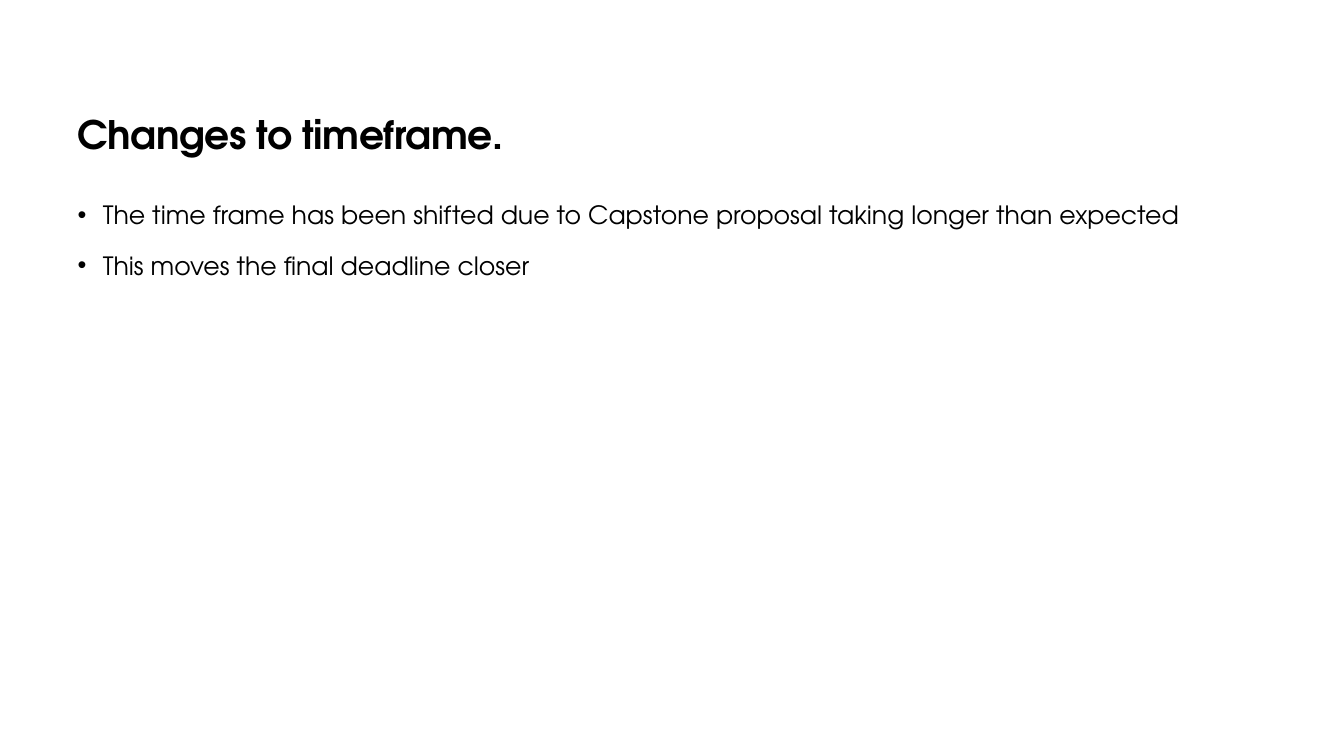
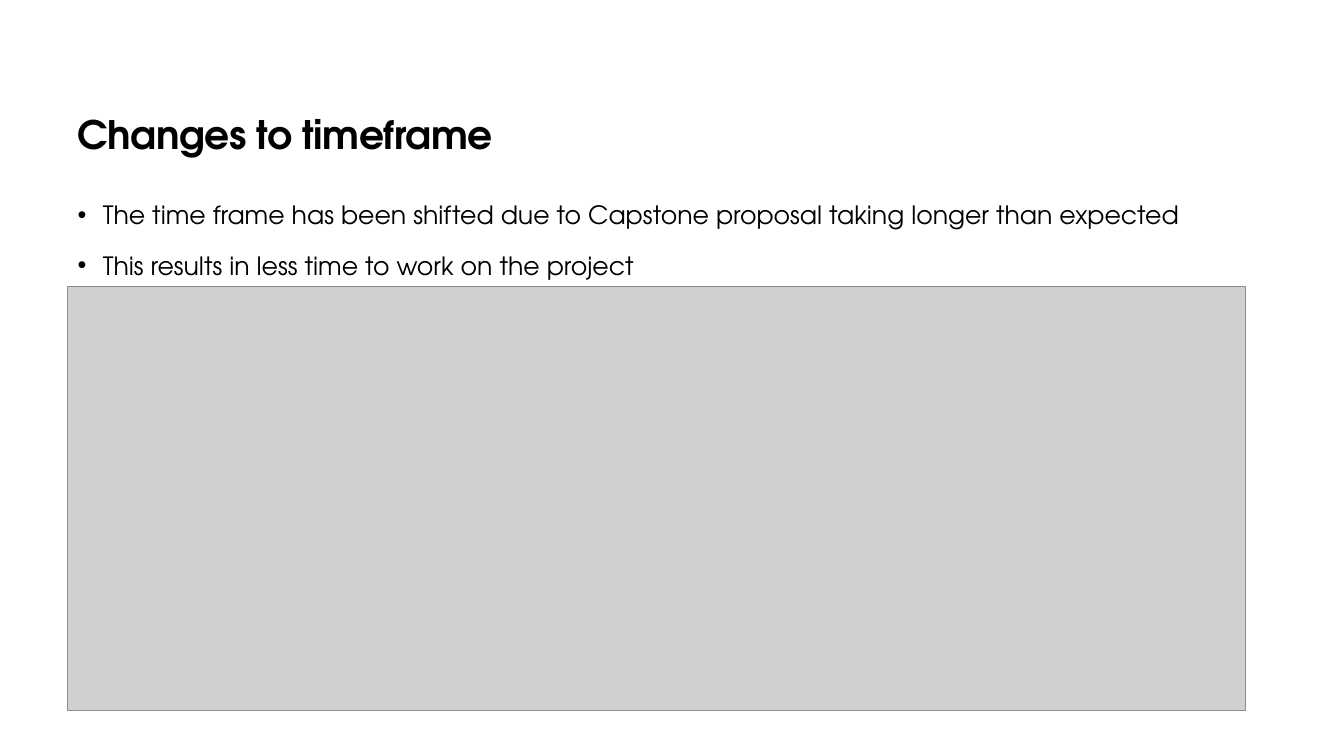
Before and after one commit to DavidSushames/BHB-Capstone, a slide deck: slide 10 of Academic Documents/Powerpoint wkg/Mid project Update - Dave v1.2 15-09.pptx. Drawn at 1344x756 pixels with LibreOffice and Linux fonts; fonts in the diff are those of the drawing; grey boxes stand for pictures. Boxes give left, top, right and bottom in pixels: in the first picture for what was removed or moved away, otherwise in the second. Text is boxed around its words. In the diff, an @@ line names an element or a change of style, - is before the commit and + after.

```diff
--- a/Academic Documents/Powerpoint wkg/Mid project Update - Dave v1.2 15-09.pptx
+++ b/Academic Documents/Powerpoint wkg/Mid project Update - Dave v1.2 15-09.pptx
@@ title at bbox=[78, 119, 493, 158]: text changed @@
-Changes to timeframe.
+Changes to timeframe
@@ text at bbox=[103, 256, 634, 287]: text changed @@
-• This moves the final deadline closer
+• This results in less time to work on the project
@@ picture added at bbox=[68, 286, 1245, 711] @@
```
Also in this commit, not shown: 7 other slides changed.
